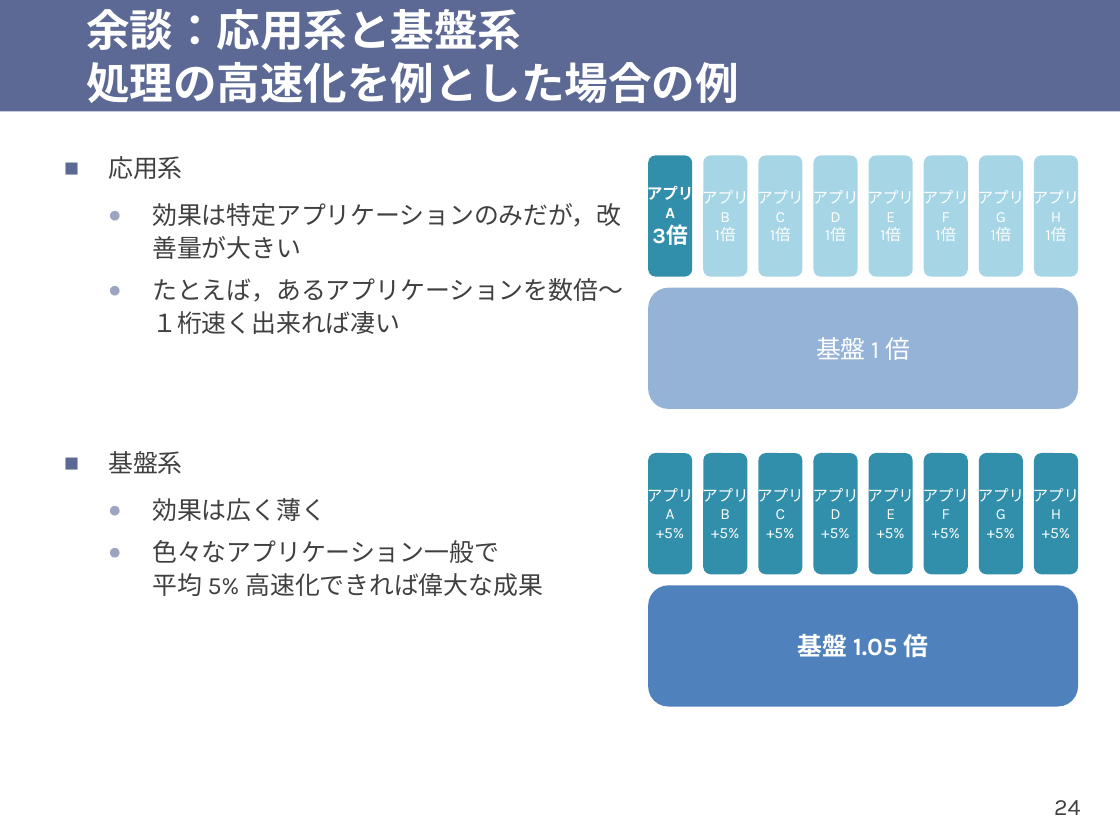
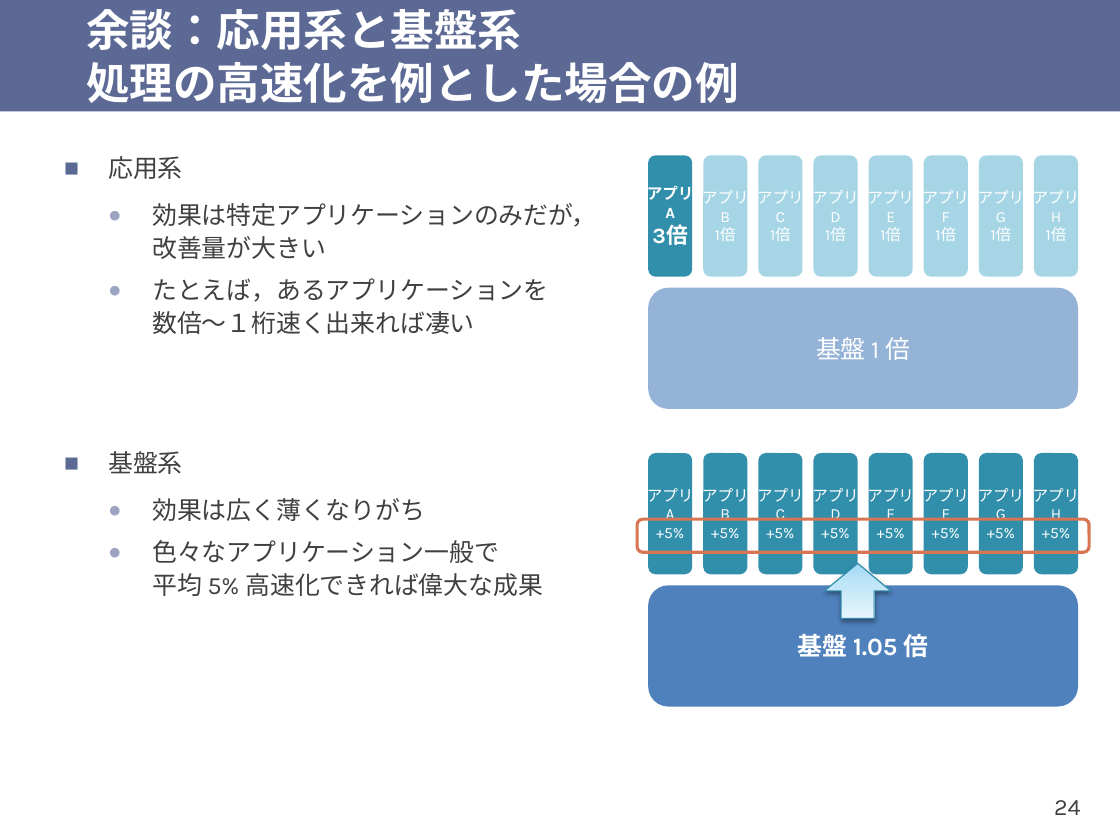
Before and after one commit to shioyadan/otya-computer-architecture-i, a slide deck: slide 24 of cai-shioya-01.pptx. Drawn at 1120x840 pixels with LibreOffice and Linux fonts; fonts in the diff are those of the drawing. Boxes give left, top, right and bottom in pixels: in the first picture for what was removed or moved away, otherwise in the second. Text is boxed around its words. In the diff, an @@ line names an element or a change of style, - is before the commit and + after.

```diff
--- a/cai-shioya-01.pptx
+++ b/cai-shioya-01.pptx
@@ text at (152,203,596,334): spaces changed @@
-  ● 効果は特定アプリケーションのみだが，改善量が大きい
-  ● たとえば，あるアプリケーションを数倍～１桁速く出来れば凄い
+  ● 効果は特定アプリケーションのみだが，
+    改善量が大きい
+  ● たとえば，あるアプリケーションを
+    数倍～１桁速く出来れば凄い
@@ text at (152,498,425,521): text changed @@
-  ● 効果は広く薄く
+  ● 効果は広く薄くなりがち
@@ rounded rectangle added at (637,520,1090,553), outline #D87552 2 pt @@
@@ down arrow added at (824,563,890,618), fill gradient #A2D9F7 to #BFE4F8 to #E6F5FD, outline #2E8DAB 0.75 pt @@
```
Also in this commit, not shown: 14 other slides changed, 3 slides added, 2 other files.
